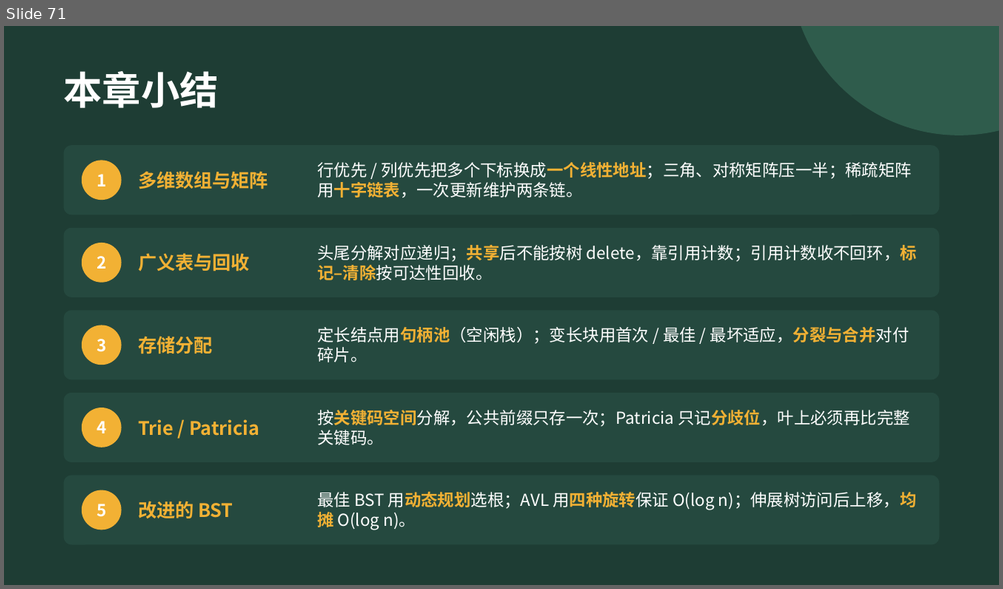
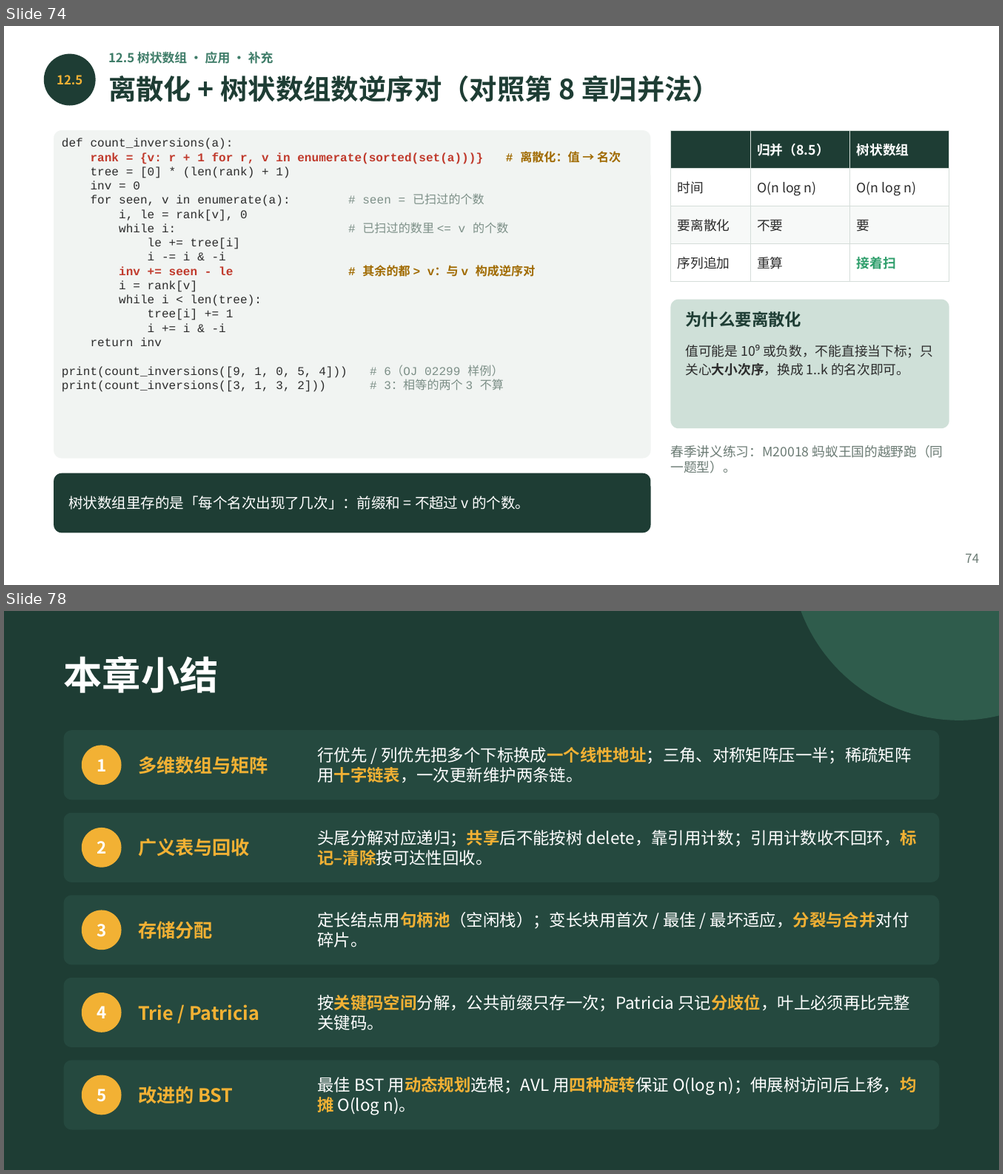
Before and after one commit to GMyhf/2026fall-cs201, a slide deck: courseware/202609_DSA_12_Advanced.pptx. Shown one above the other, each under a label of ours: slide 71 before the commit, slides 74 and 78 after it; the slides between them are not shown. The pictures are 1003x589 and 1003x1174 pixels, drawn with LibreOffice and Linux fonts; fonts in the diff are those of the drawing. Boxes give left, top, right and bottom in pixels: in the first picture for what was removed or moved away, otherwise in the second. Text is boxed around its words. In the diff, an @@ line names an element or a change of style, - is before the commit and + after.

```diff
--- a/courseware/202609_DSA_12_Advanced.pptx
+++ b/courseware/202609_DSA_12_Advanced.pptx
@@ slide 74 added at bbox=[4, 26, 999, 585], background #FFFFFF @@
@@ ellipse added at bbox=[44, 54, 96, 106], fill #1E3D34 @@
@@ text added at bbox=[108, 51, 273, 64], 9 pt, text #3E7C68, bold @@
+12.5 树状数组 · 应用 · 补充
@@ text added at bbox=[57, 75, 82, 84], 9 pt, text #F2B134, bold @@
+12.5
@@ text added at bbox=[108, 76, 720, 102], 20 pt, text #1E3D34, bold @@
+离散化 + 树状数组数逆序对（对照第 8 章归并法）
@@ rounded rectangle added at bbox=[54, 130, 651, 459], fill #F1F4F2 @@
@@ table added at bbox=[670, 130, 949, 272], 4 rows, 3 columns @@
+ | 归并（8.5） | 树状数组
+时间 | O(n log n) | O(n log n)
+要离散化 | 不要 | 要
+序列追加 | 重算 | 接着扫
@@ text added at bbox=[62, 138, 620, 392], 8.6 pt, text #2B2B2B @@
+def count_inversions(a):
+rank = {v: r + 1 for r, v in enumerate(sorted(set(a)))} # 离散化：值 → 名次
+tree = [0] * (len(rank) + 1)
+inv = 0
+for seen, v in enumerate(a): # seen = 已扫过的个数
+i, le = rank[v], 0
+while i: # 已扫过的数里 <= v 的个数
+le += tree[i]
+i -= i & -i
+inv += seen - le # 其余的都 > v：与 v 构成逆序对
+i = rank[v]
+while i < len(tree):
+tree[i] += 1
+i += i & -i
+return inv
+print(count_inversions([9, 1, 0, 5, 4])) # 6（OJ 02299 样例）
+print(count_inversions([3, 1, 3, 2])) # 3：相等的两个 3 不算
@@ rounded rectangle added at bbox=[670, 300, 949, 429], fill #CFE0D8 @@
@@ text added at bbox=[686, 312, 802, 327], 12 pt, text #1E3D34, bold @@
+为什么要离散化
@@ text added at bbox=[686, 345, 933, 376], 9.5 pt, text #2B2B2B @@
+值可能是 10⁹ 或负数，不能直接当下标；只关心大小次序，换成 1..k 的名次即可。
@@ text added at bbox=[670, 446, 943, 474], 9.5 pt, text #6B7B74 @@
+春季讲义练习：M20018 蚂蚁王国的越野跑（同一题型）。
@@ rounded rectangle added at bbox=[54, 474, 651, 533], fill #1E3D34 @@
@@ text added at bbox=[68, 496, 529, 510], 10.5 pt, text #FFFFFF @@
+树状数组里存的是「每个名次出现了几次」：前缀和 = 不超过 v 的个数。
@@ text added at bbox=[965, 554, 979, 563], 9 pt, text #6B7B74 @@
+74
@@ what was slide 71 is now slide 78 @@
```
Also in this commit, not shown: 2 slides changed, 6 other slides added, 2 other files.
